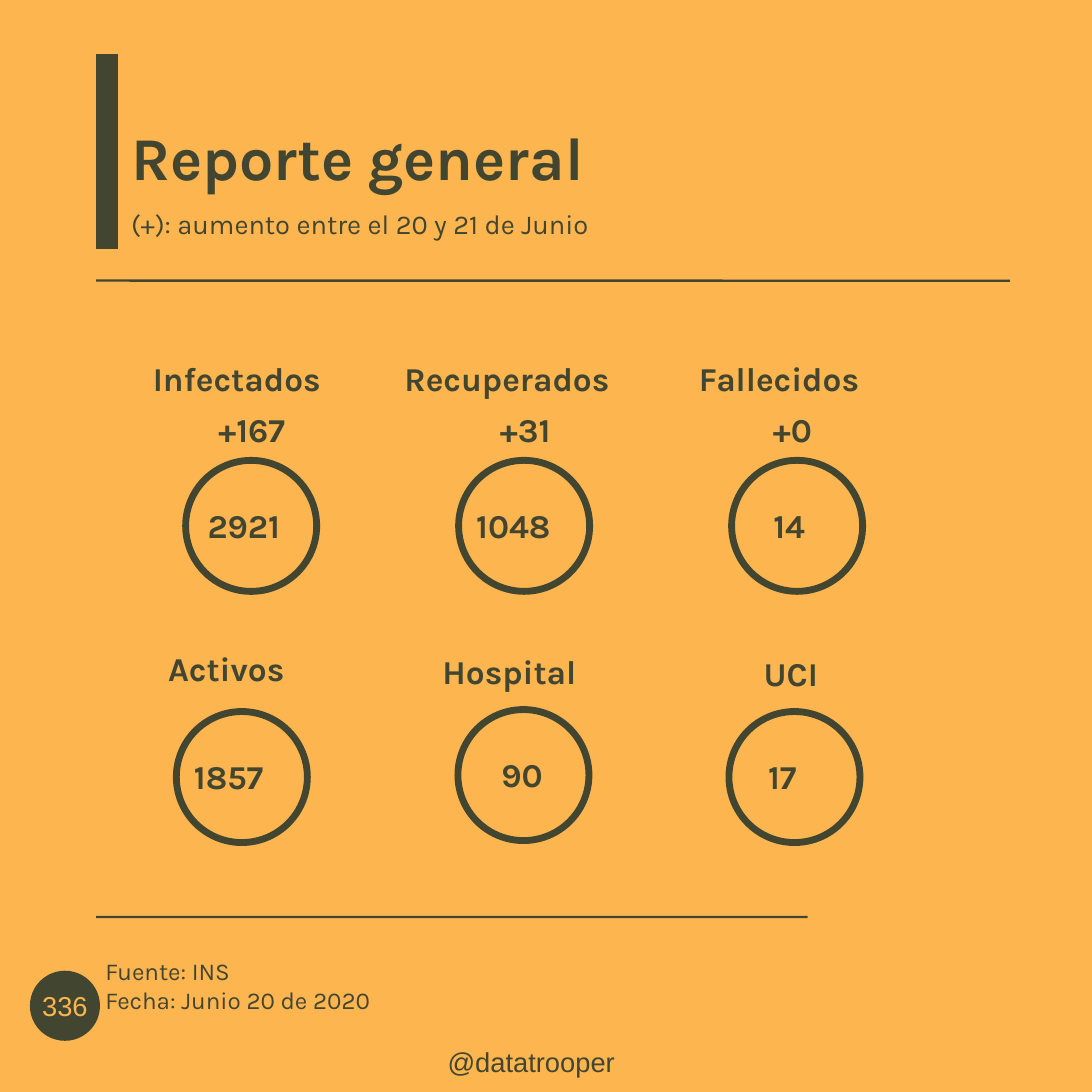
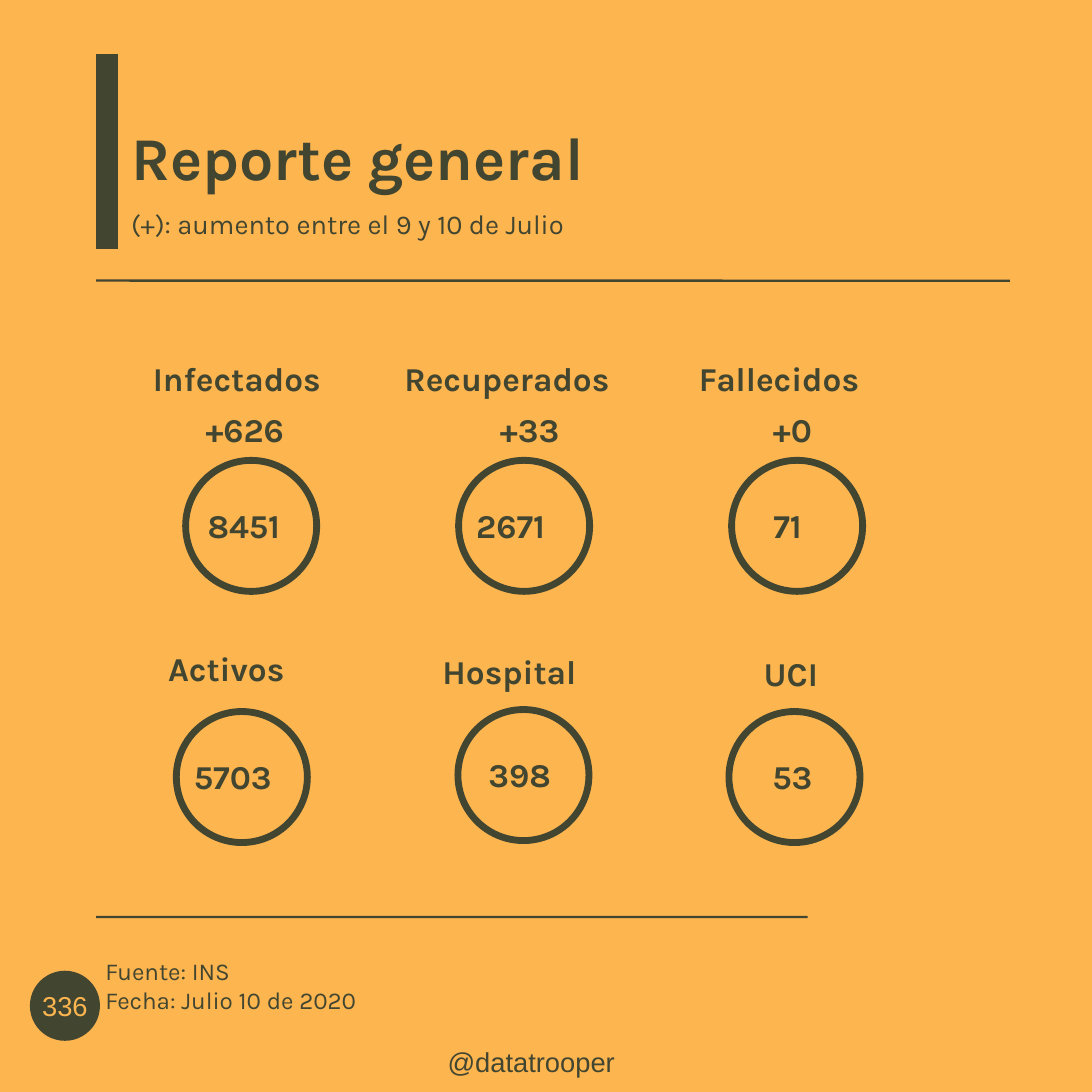
Before and after one commit to datatrooper/instatrooper, a slide deck: slide 2 of styles/covid antioquia junio 22.odp. Drawn at 1092x1092 pixels with LibreOffice and Linux fonts; fonts in the diff are those of the drawing; background and template pictures are left out. Boxes give left, top, right and bottom in pixels: in the first picture for what was removed or moved away, otherwise in the second. Text is boxed around its words. In the diff, an @@ line names an element or a change of style, - is before the commit and + after.

```diff
--- a/styles/covid antioquia junio 22.odp
+++ b/styles/covid antioquia junio 22.odp
@@ title at (x1=177, y1=215, x2=564, y2=241): text changed @@
-(+): aumento entre el 20 y 21 de Junio
+(+): aumento entre el 9 y 10 de Julio
@@ title at (x1=206, y1=420, x2=284, y2=443): text changed @@
-+167
++626
@@ title at (x1=500, y1=420, x2=559, y2=443): text changed @@
-+31
++33
@@ title at (x1=208, y1=516, x2=281, y2=539): text changed @@
-2921
+8451
@@ title at (x1=476, y1=516, x2=545, y2=539): text changed @@
-1048
+2671
@@ title at (x1=773, y1=516, x2=801, y2=538): text changed @@
-14
+71
@@ title at (x1=194, y1=767, x2=272, y2=790): text changed @@
-1857
+5703
@@ title at (x1=488, y1=765, x2=551, y2=788): text changed @@
-90
+398
@@ title at (x1=772, y1=767, x2=812, y2=790): text changed @@
-17
+53
@@ text at (x1=105, y1=964, x2=356, y2=1010): text changed @@
-Fuente: INS
-Fecha: Junio 20 de 2020
+Fuente: INS
+Fecha: Julio 10 de 2020
```
Also in this commit, not shown: 5 other slides changed, 4 slides added, 5 slides removed, 25 other files.
